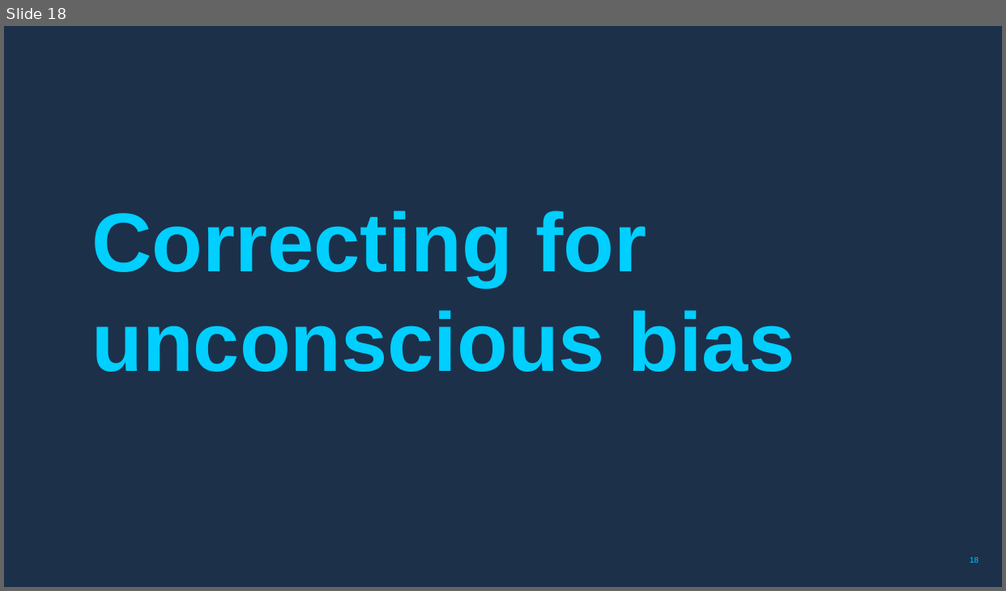
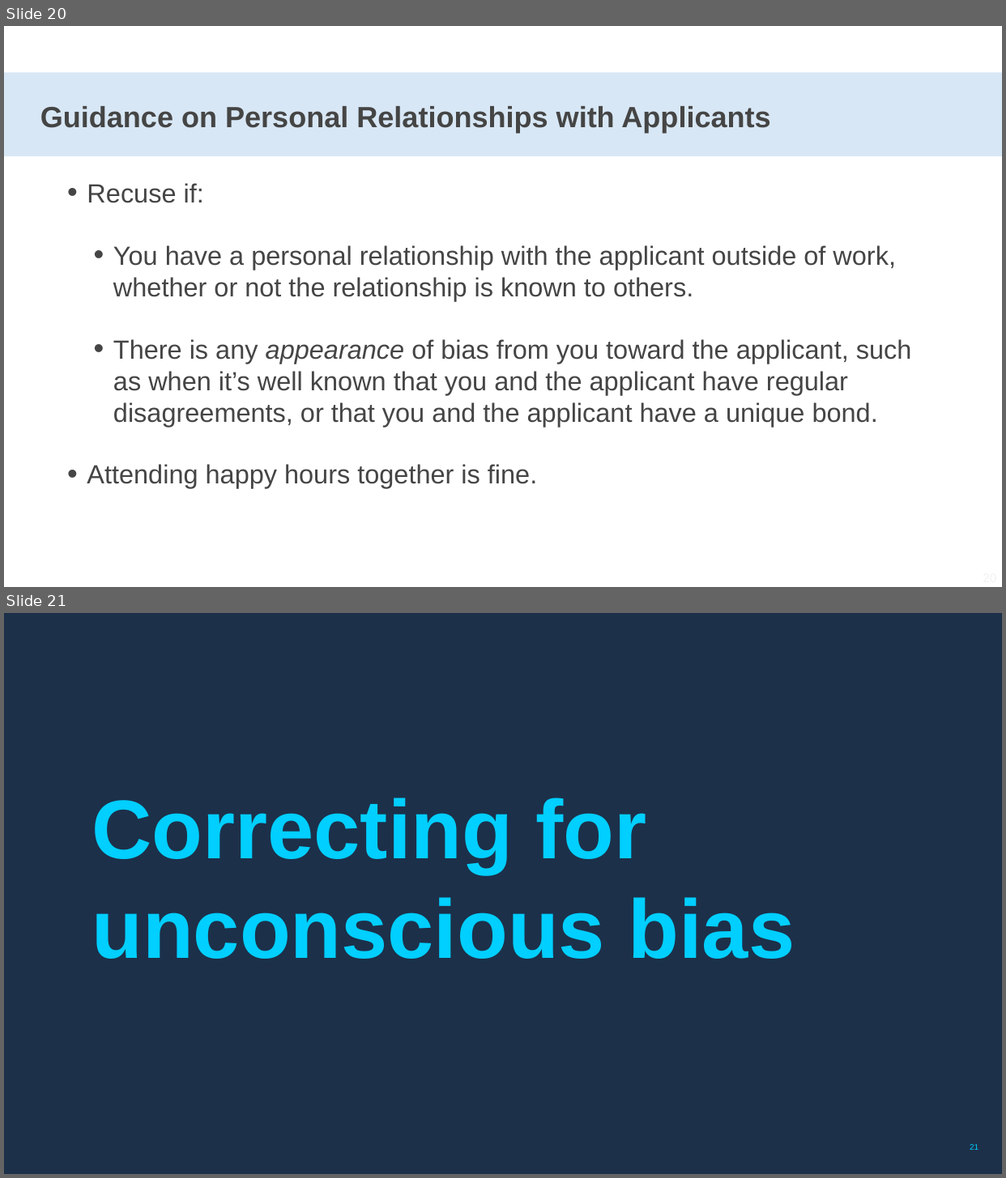
Before and after one commit to usds/SME-QA-Website, a slide deck: toolkit/reviewing-resumes/sme-training-resume-review.pptx. Shown one above the other, each under a label of ours: slide 18 before the commit, slides 20 and 21 after it. The pictures are 1006x591 and 1006x1178 pixels, drawn with LibreOffice and Linux fonts; fonts in the diff are those of the drawing; background and template pictures are left out. Boxes give left, top, right and bottom in pixels: in the first picture for what was removed or moved away, otherwise in the second. Text is boxed around its words. In the diff, an @@ line names an element or a change of style, - is before the commit and + after.

```diff
--- a/toolkit/reviewing-resumes/sme-training-resume-review.pptx
+++ b/toolkit/reviewing-resumes/sme-training-resume-review.pptx
@@ slide 20 added at (4,26,1002,587), background #FFFFFF @@
@@ title added at (4,72,1002,156), fill #D8E7F5, 40 pt, text #454545, bold @@
+Guidance on Personal Relationships with Applicants
@@ text added at (87,183,912,489), 36 pt, text #454545 @@
+• Recuse if:
+  • You have a personal relationship with the applicant outside of work, whether or not the relationship is known to others.
+  • There is any appearance of bias from you toward the applicant, such as when it’s well known that you and the applicant have regular disagreements, or that you and the applicant have a unique bond.
+• Attending happy hours together is fine.
@@ what was slide 18 is now slide 21 @@
@@ page number at (970,1144,978,1150): text changed @@
-18
+21
```
Also in this commit, not shown: 21 slides changed, 9 other slides added, 2 slides removed.
